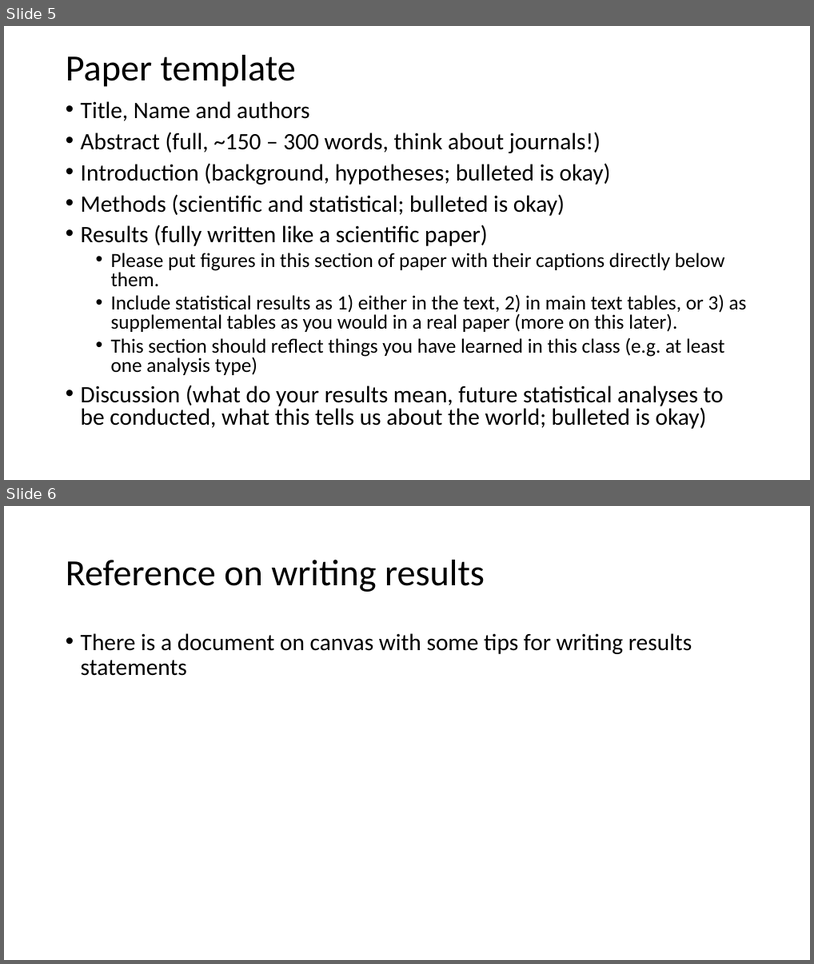
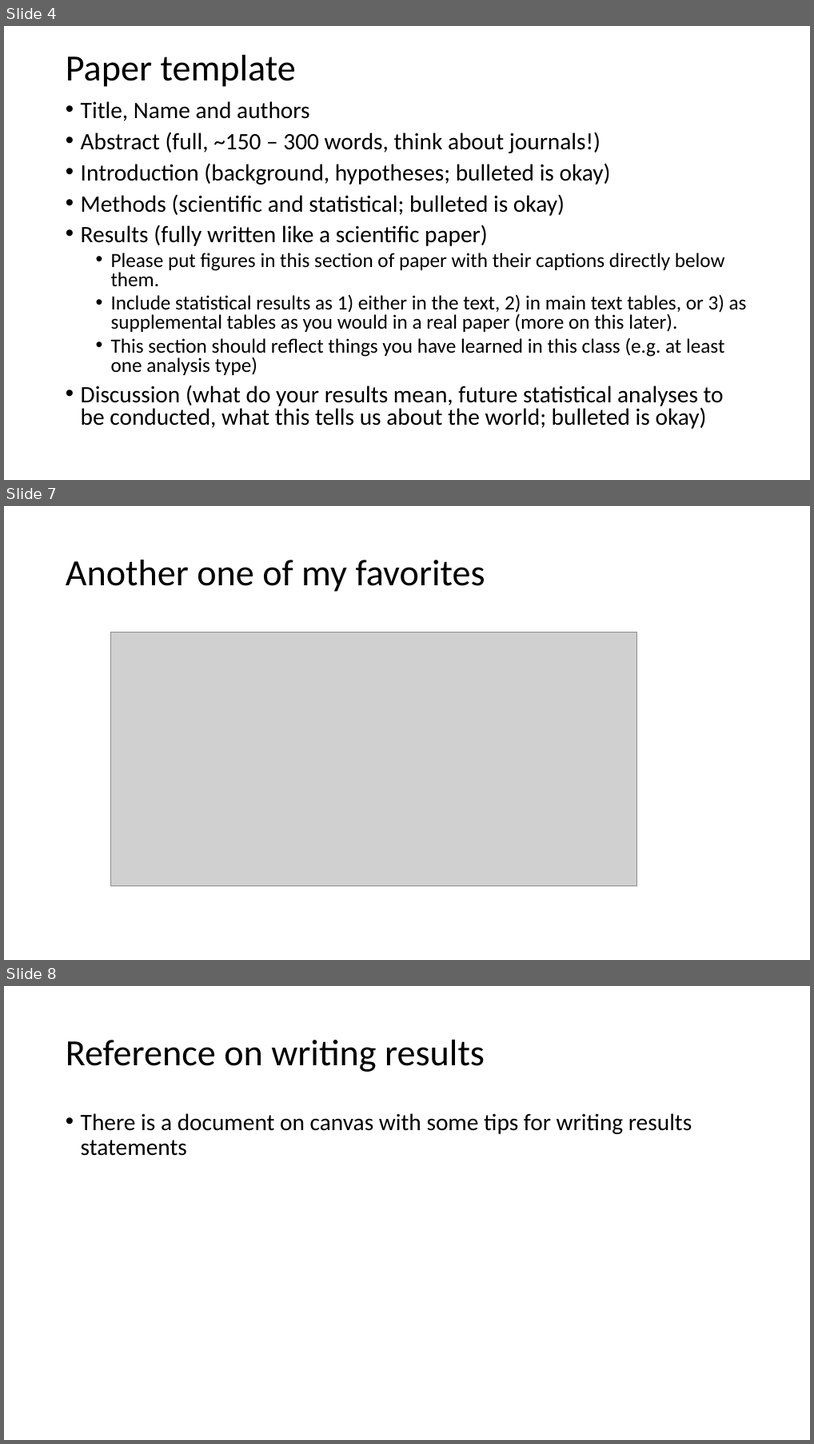
Before and after one commit to VTQuantMethodsEEB/klangwig, a slide deck: lectures/week_10_glms/le10_glms.pptx. Shown one above the other, each under a label of ours: slides 5 and 6 before the commit, slides 4, 7 and 8 after it; the slides between them are not shown. The pictures are 814x964 and 814x1444 pixels, drawn with LibreOffice and Linux fonts; fonts in the diff are those of the drawing; grey boxes stand for pictures. Boxes give left, top, right and bottom in pixels: in the first picture for what was removed or moved away, otherwise in the second. Text is boxed around its words. In the diff, an @@ line names an element or a change of style, - is before the commit and + after.

```diff
--- a/lectures/week_10_glms/le10_glms.pptx
+++ b/lectures/week_10_glms/le10_glms.pptx
@@ slide 7 added at (4, 506, 810, 960), background #FFFFFF @@
@@ title added at (66, 560, 486, 592), 44 pt, text #000000 @@
+Another one of my favorites
@@ picture added at (110, 632, 638, 885) @@
@@ what was slide 5 is now slide 4 @@
@@ what was slide 6 is now slide 8 @@
```
Also in this commit, not shown: 4 slides changed, 2 other slides added, 1 slide removed, 31 other files.
